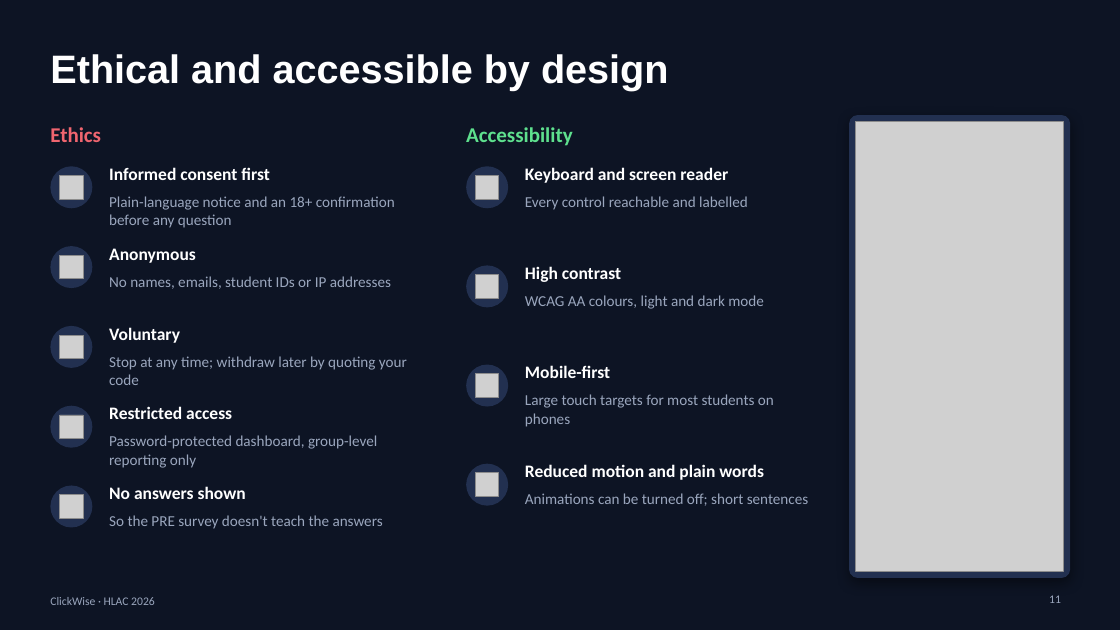
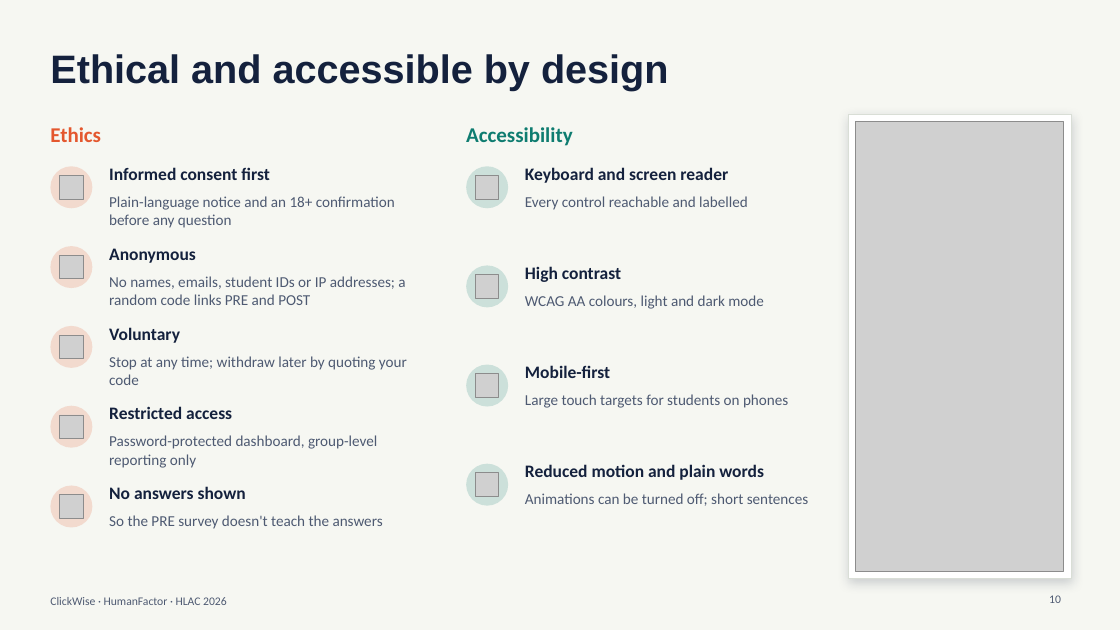
Before and after one commit to sokhiaryan/HumanFactor, a slide deck: slide 10 of ClickWise-presentation.pptx (slide 11 before the commit). Drawn at 1120x630 pixels with LibreOffice and Linux fonts; fonts in the diff are those of the drawing; grey boxes stand for pictures. Boxes give left, top, right and bottom in pixels: in the first picture for what was removed or moved away, otherwise in the second. Text is boxed around its words. In the diff, an @@ line names an element or a change of style, - is before the commit and + after.

```diff
--- a/ClickWise-presentation.pptx
+++ b/ClickWise-presentation.pptx
@@ background #0D1424 to #F6F7F2 @@
@@ rectangle at [849,114,1071,579]: rounded rectangle to rectangle; fill #223050 to #FFFFFF; outline none to #D9DED6 0.75 pt; shadow changed @@
@@ text "Ethics" at [50,127,101,142]: text colour #F0656F to #E4572E @@
@@ text "Accessibility" at [466,127,573,146]: text colour #5EE08E to #0E7C70 @@
@@ text at [109,276,405,305]: text changed; text colour #9AA6BD to #4E5A72 @@
-No names, emails, student IDs or IP addresses
+No names, emails, student IDs or IP addresses; a random code links PRE and POST
@@ text at [525,394,788,408]: text changed; text colour #9AA6BD to #4E5A72 @@
-Large touch targets for most students on phones
+Large touch targets for students on phones
@@ fill #223050 to #0E7C70 at 18% opacity in 4 elements at [466,166,508,208], [466,266,508,308], [466,365,508,407], [466,464,508,506] @@
@@ text colour #FFFFFF to #14213D in 10 elements at [50,54,669,90], [109,167,270,180], [109,248,196,263], [109,327,180,343], [109,406,232,419], [109,486,246,499], [525,167,728,183], [525,266,621,282], [525,365,610,378], [525,464,764,480] @@
@@ fill #223050 to #E4572E at 18% opacity in 5 elements at [50,166,92,208], [50,246,92,288], [50,326,92,368], [50,406,92,448], [50,486,92,528] @@
@@ text colour #9AA6BD to #4E5A72 in 7 elements at [109,196,395,228], [109,356,407,385], [109,435,377,468], [109,515,383,529], [525,196,748,210], [525,295,764,309], [525,493,808,506] @@
@@ text at [50,597,227,605]: text changed; text colour #9AA6BD to #4E5A72 @@
-ClickWise · HLAC 2026
+ClickWise · HumanFactor · HLAC 2026
@@ page number at [1049,595,1061,603]: text changed; text colour #9AA6BD to #4E5A72 @@
-11
+10
```
Also in this commit, not shown: 11 other slides changed, 8 slides added, 6 slides removed.
